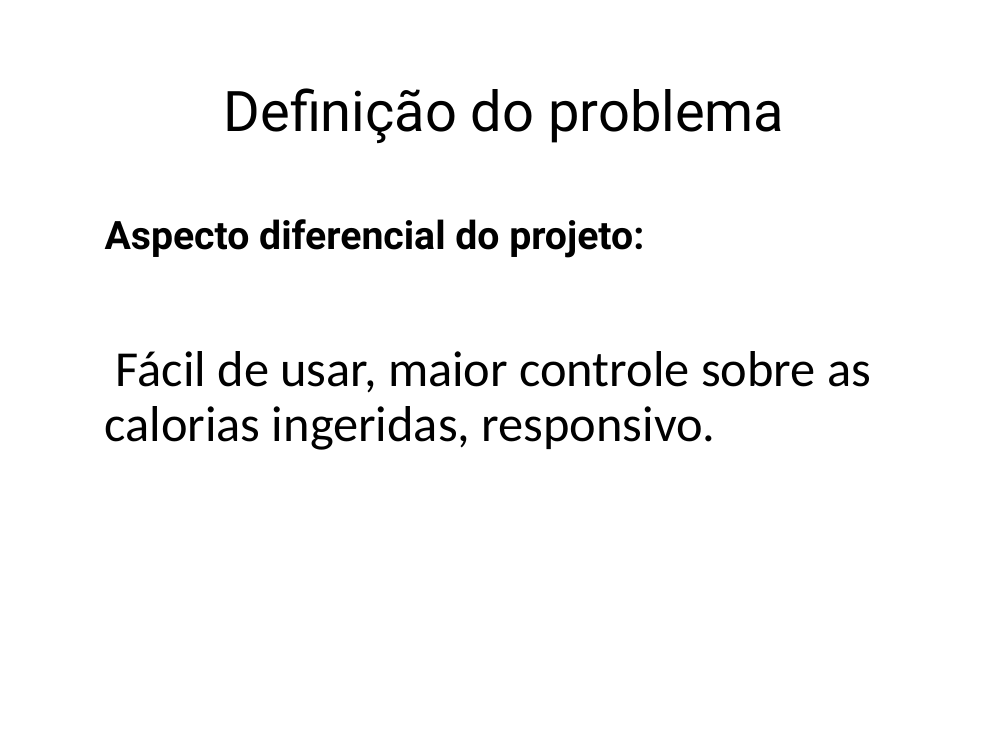
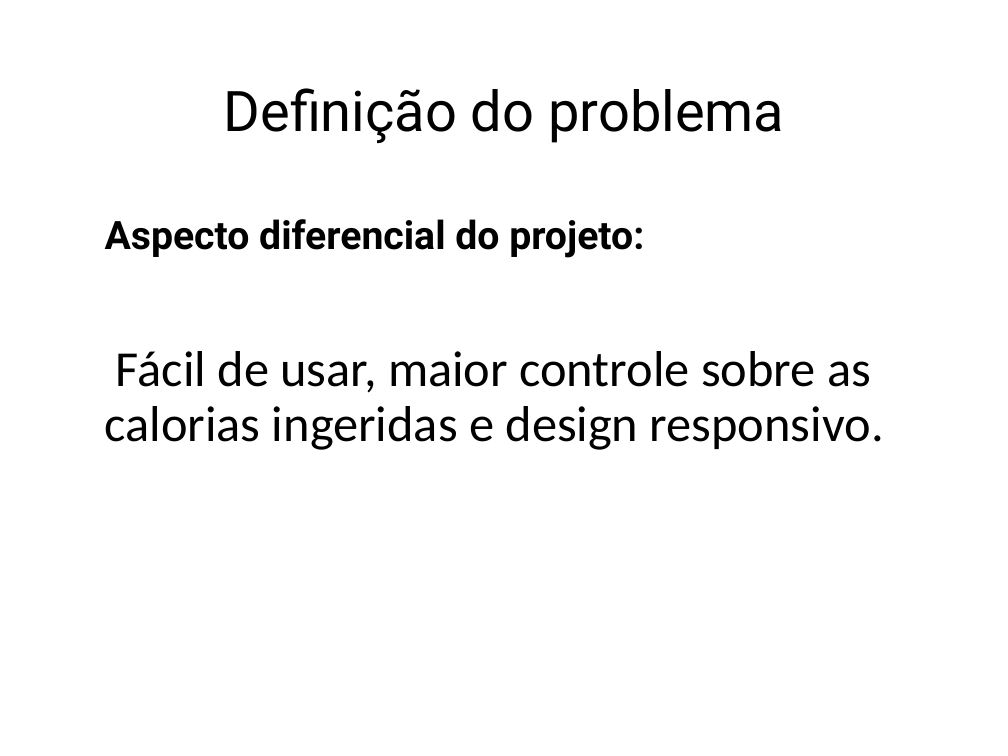
Before and after one commit to LeonDias1989/Kcal-Control, a slide deck: slide 7 of Kcal Control.pptx. Drawn at 1008x756 pixels with LibreOffice and Linux fonts; fonts in the diff are those of the drawing. Boxes give left, top, right and bottom in pixels: in the first picture for what was removed or moved away, otherwise in the second. Text is boxed around its words. In the diff, an @@ line names an element or a change of style, - is before the commit and + after.

```diff
--- a/Kcal Control.pptx
+++ b/Kcal Control.pptx
@@ text at bbox=[105, 351, 884, 450]: text changed @@
-Fácil de usar, maior controle sobre as calorias ingeridas, responsivo.
+Fácil de usar, maior controle sobre as calorias ingeridas e design responsivo.
```
Also in this commit, not shown: 13 other slides changed, 2 slides removed, 11 other files.
